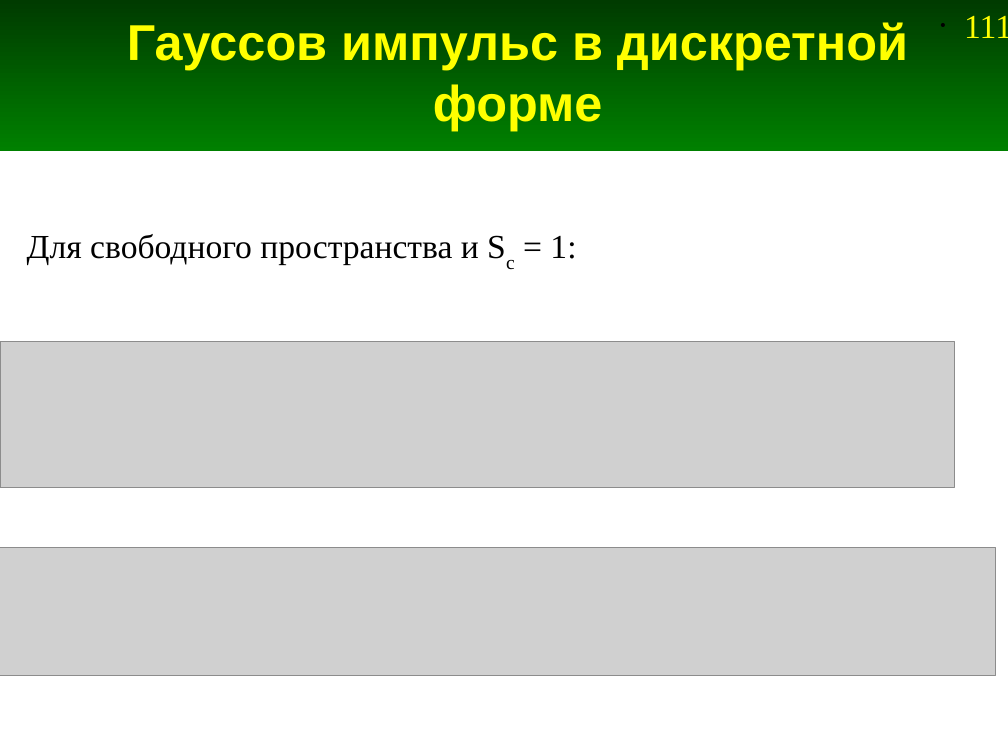
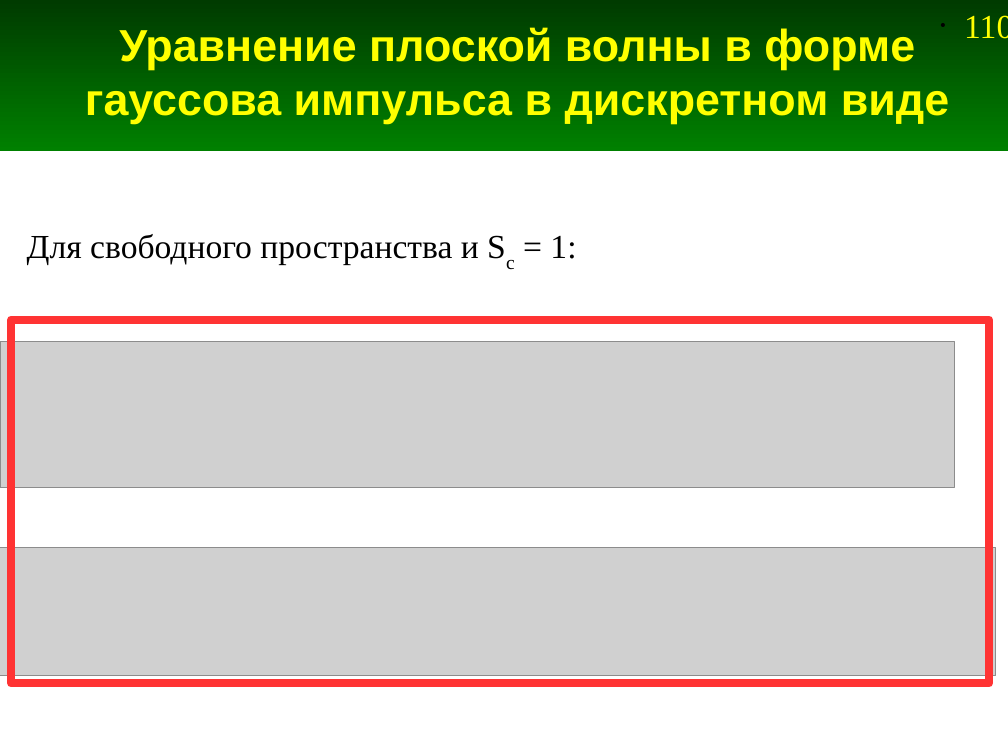
Before and after one commit to andris0147sv/modelling, a slide deck: slide 110 of presentations/2. FDTD.odp (slide 111 before the commit). Drawn at 1008x756 pixels with LibreOffice and Linux fonts; fonts in the diff are those of the drawing; grey boxes stand for pictures. Boxes give left, top, right and bottom in pixels: in the first picture for what was removed or moved away, otherwise in the second. Text is boxed around its words. In the diff, an @@ line names an element or a change of style, - is before the commit and + after.

```diff
--- a/presentations/2. FDTD.odp
+++ b/presentations/2. FDTD.odp
@@ title at bbox=[85, 27, 949, 124]: text changed; size 36 to 32 pt @@
-Гауссов импульс в дискретной форме
+Уравнение плоской волны в форме гауссова импульса в дискретном виде
@@ page number at bbox=[964, 15, 1008, 39]: text changed @@
-• 111
+• 110
@@ rectangle added at bbox=[11, 320, 989, 683], outline #FF3333 5.67 pt @@
```
Also in this commit, not shown: 20 other slides changed, 2 slides added, 3 slides removed, 9 other files.
